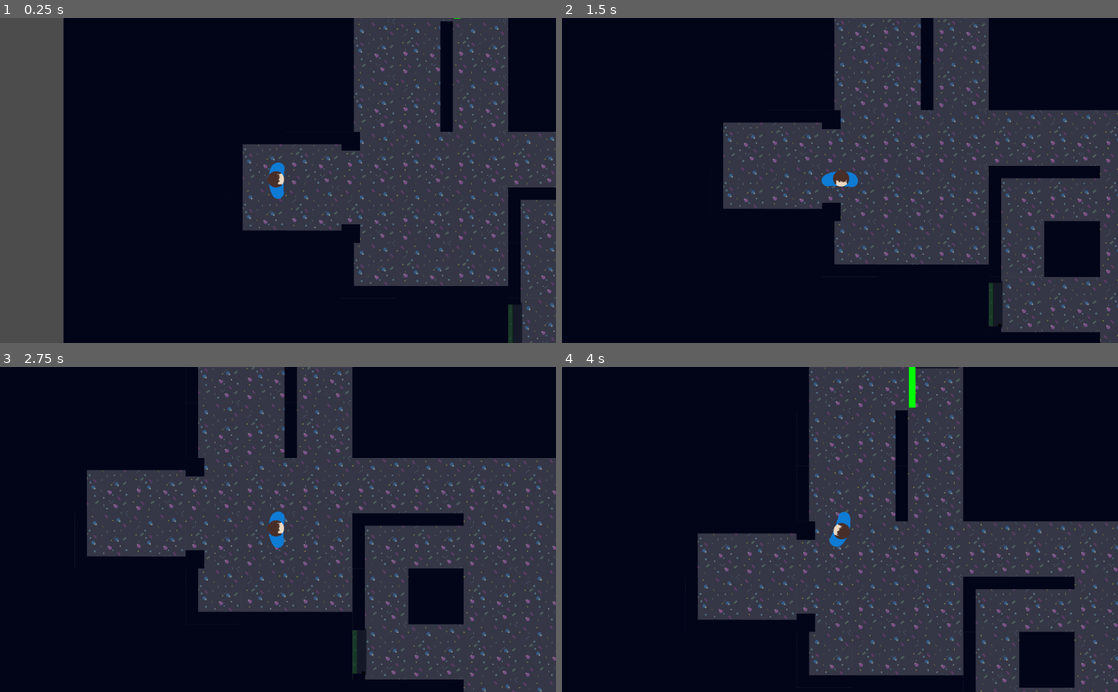
Above: before the commit, frames 1-4 (two rows, left to right).
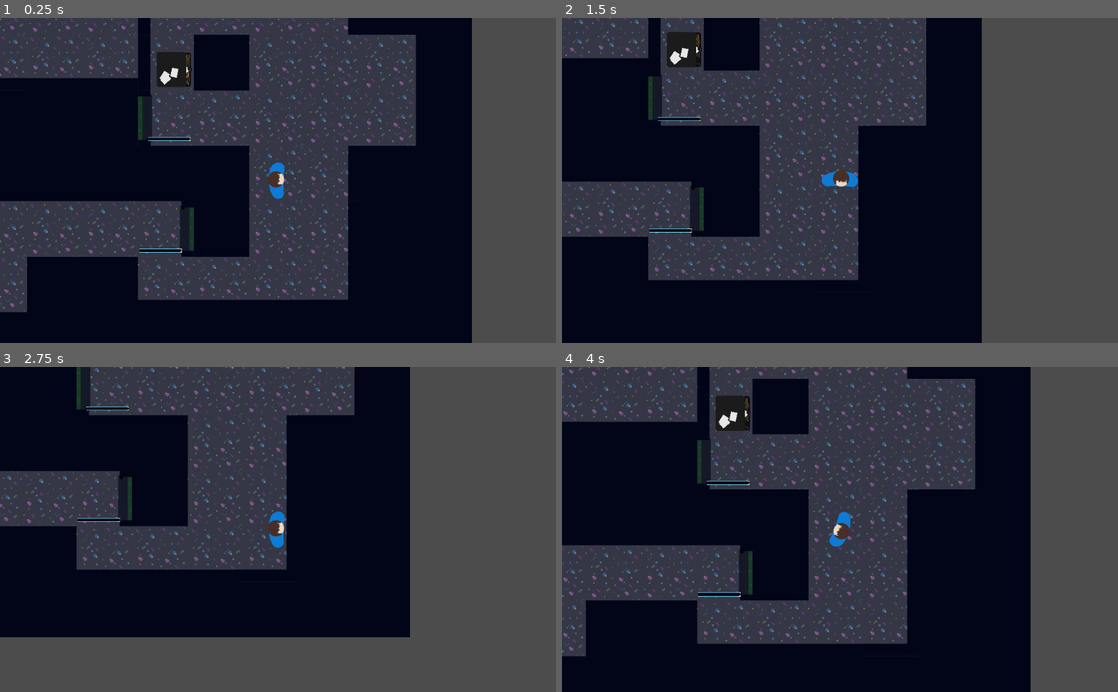
Above: after the commit, the same moments.

Repository: BarelyFinishedGames/es-zieht
Game: Godot game, scene res://tutorial.tscn
Two runs of this game, one before a commit and one after it. Both use one fixed random seed, a clock stepped at 60 frames per second and the inputs below.
Inputs:
- Up to frame 1 (0.25 s): no input
- Up to frame 2 (1.5 s): tap Enter at 0.5 s; hold D (move_right) 0.53-1.28 s; hold Space (push) 0.53-1.28 s; hold S (move_down) from 1.28 s (still down); tap Space (push) at 1.35 s
- Up to frame 3 (2.75 s): release S (move_down) at 2.03 s; hold D (move_right) from 2.03 s (still down); hold Space (push) from 2.03 s (still down)
- Up to frame 4 (4 s): release D (move_right) at 2.78 s; release Space (push) at 2.78 s; hold W (move_up) 2.78-3.53 s; tap Space (push) at 2.85 s; hold A (move_left) from 3.53 s (still down); hold Space (push) from 3.53 s (still down)

The runs differ from the first frame. In frame 1, 53% of the frame differs, in the area x 0-100%, y 0-100%; in frame 2, 48%; in frame 3, 47%; in frame 4, 45%.

Commit message:
tutorial fast fertig

Diff:
--- a/box/box.tscn
+++ b/box/box.tscn
@@ -2,8 +2,8 @@
 
 [ext_resource path="res://box/box.gd" type="Script" id=1]
 
-[sub_resource type="RectangleShape2D" id=2]
-extents = Vector2( 25, 25 )
+[sub_resource type="RectangleShape2D" id=1]
+extents = Vector2( 80, 80 )
 
 [node name="Box" type="RigidBody2D"]
 collision_layer = 3
@@ -11,4 +11,4 @@
 script = ExtResource( 1 )
 
 [node name="CollisionShape2D" type="CollisionShape2D" parent="."]
-shape = SubResource( 2 )
+shape = SubResource( 1 )
--- a/tutorial.tscn
+++ b/tutorial.tscn
@@ -1,8 +1,10 @@
-[gd_scene load_steps=4 format=2]
+[gd_scene load_steps=6 format=2]
 
 [ext_resource path="res://player/player.tscn" type="PackedScene" id=1]
 [ext_resource path="res://Tilemap/tilemap.tscn" type="PackedScene" id=2]
 [ext_resource path="res://window/window.tscn" type="PackedScene" id=3]
+[ext_resource path="res://box/box.tscn" type="PackedScene" id=4]
+[ext_resource path="res://assets/aktenschrank.png" type="Texture" id=5]
 
 [node name="Node2D" type="Node2D"]
 
@@ -10,10 +12,10 @@
 
 [node name="TileMap" parent="Node2D" index="0"]
 position = Vector2( 4, 0 )
-tile_data = PoolIntArray( -196611, 5, 0, -196610, 5, 0, -196 …(1253 unchanged characters)…  0, 131079, 0, 0, 131080, 0, 0, 131081, 18, 0, 131082, 5, 0, 262141, 5, 0, 262142, 5, 0, 262143, 5, 0, 196608, 5, 0, 196609, 5, 0, 196610, 5, 0, 196611, 5, 0, 196612, 5, 0, 196613, 12, 0, 196614, 0, 0, 196615, 0, 0, 196616, 0, 0, 196617, 19, 0, 196618, 5, 0, 327677, 5, 0, 327678, …(770 unchanged characters)…
+tile_data = PoolIntArray( -196611, 5, 0, -196610, 5, 0, -196 …(1253 unchanged characters)…  0, 131079, 0, 0, 131080, 0, 0, 131081, 0, 0, 131082, 5, 0, 262141, 5, 0, 262142, 5, 0, 262143, 5, 0, 196608, 5, 0, 196609, 5, 0, 196610, 5, 0, 196611, 5, 0, 196612, 5, 0, 196613, 12, 0, 196614, 0, 0, 196615, 0, 0, 196616, 0, 0, 196617, 0, 0, 196618, 5, 0, 327677, 5, 0, 327678, …(770 unchanged characters)…
 
 [node name="Player" parent="." instance=ExtResource( 1 )]
-position = Vector2( 224, 224 )
+position = Vector2( 1928, 1184 )
 scale = Vector2( 2.7, 2.7 )
 velocity = 500.0
 
@@ -21,20 +23,53 @@
 current = true
 zoom = Vector2( 2.5, 2.5 )
 
+[node name="Box" parent="." instance=ExtResource( 4 )]
+position = Vector2( 1448, 672 )
+
+[node name="Sprite" type="Sprite" parent="Box"]
+scale = Vector2( 0.26, 0.26 )
+texture = ExtResource( 5 )
+
 [node name="Window" parent="." instance=ExtResource( 3 )]
-position = Vector2( 1160, -744 )
+position = Vector2( 1152, -744 )
 angle_open = 90
 
 [node name="Stream" parent="Window" index="0"]
-position = Vector2( 0, 224 )
-scale = Vector2( 1, 2.2 )
+position = Vector2( 0, 233.6 )
+scale = Vector2( 1, 2.3 )
 
 [node name="origin" parent="Window" index="1"]
-position = Vector2( -38.4, 9.60001 )
+position = Vector2( -38.4001, 9.60004 )
 
 [node name="trigger" parent="Window/origin" index="0"]
 position = Vector2( 38.4, 0 )
 
+[node name="Window2" parent="." instance=ExtResource( 3 )]
+position = Vector2( 1304, 896 )
+rotation = -1.5708
+angle_open = 90
+
+[node name="Stream" parent="Window2" index="0"]
+position = Vector2( 1.6384, 220.76 )
+scale = Vector2( 1, 2 )
+
+[node name="origin" parent="Window2" index="1"]
+position = Vector2( -38.4, 9.59991 )
+
+[node name="trigger" parent="Window2/origin" index="0"]
+position = Vector2( 39.68, 0.166687 )
+
+[node name="Window3" parent="." instance=ExtResource( 3 )]
+position = Vector2( 1512, 1408 )
+rotation = 1.5708
+open = false
+
 [editable path="Node2D"]
 
+[editable path="Box"]
+
 [editable path="Window"]
+
+[editable path="Window2"]
+
+[editable path="Window3"]
--- a/window/window.gd
+++ b/window/window.gd
@@ -2,8 +2,6 @@
 
 export(bool) var open = true
 
-var color_open = Color(0,255,0)
-var color_closed = Color(255,0,0)
 
 export(int) var angle_open = -90
 
@@ -14,7 +12,7 @@
 
 func _ready():
 	$Stream.enabled = open
-	$origin/trigger/Polygon2D.color = color_open if open else color_closed
+
 
 	$origin.rotation_degrees = angle_open
 
@@ -33,13 +31,13 @@
 		var player = get_parent().get_node("Player")
 		if open:
 			$Stream._on_Area2D_body_entered(player)
-			$origin/trigger/Polygon2D.color = color_open
+
 
 			rotate(angle_open)
 
 		else:
 			player.force = Vector2(0,0)
-			$origin/trigger/Polygon2D.color = color_closed
+
 
 			rotate(0)
 
--- a/window/window.tscn
+++ b/window/window.tscn
@@ -1,7 +1,8 @@
-[gd_scene load_steps=5 format=2]
+[gd_scene load_steps=6 format=2]
 
 [ext_resource path="res://stream/stream.tscn" type="PackedScene" id=1]
 [ext_resource path="res://window/window.gd" type="Script" id=2]
+[ext_resource path="res://assets/fenster.png" type="Texture" id=3]
 
 [sub_resource type="RectangleShape2D" id=1]
 extents = Vector2( 40, 10 )
@@ -23,9 +24,9 @@
 position = Vector2( -40, -0.25 )
 scale = Vector2( 1, 0.6 )
 
-[node name="Polygon2D" type="Polygon2D" parent="origin/trigger"]
-color = Color( 0, 1, 0.0627451, 1 )
-polygon = PoolVector2Array( -40, 0, 40, 0, 40, 20, -40, 20 )
+[node name="Polygon2D" type="Sprite" parent="origin/trigger"]
+scale = Vector2( -0.12, -0.2 )
+texture = ExtResource( 3 )
 
 [node name="CollisionShape2D" type="CollisionShape2D" parent="origin/trigger"]
 position = Vector2( 0, 10 )
Binary file added: assets/aktenschrank.png
Not shown, added: assets/aktenschrank.png.import
Binary file added: assets/fenster.png
Not shown, added: assets/fenster.png.import
Binary file added: assets/schreibtisch_leer.png
Not shown, added: assets/schreibtisch_leer.png.import
Binary file added: assets/schreibtisch_papier.png
Not shown, added: assets/schreibtisch_papier.png.import
Binary file added: assets/schreibtisch_pc.png
Not shown, added: assets/schreibtisch_pc.png.import
